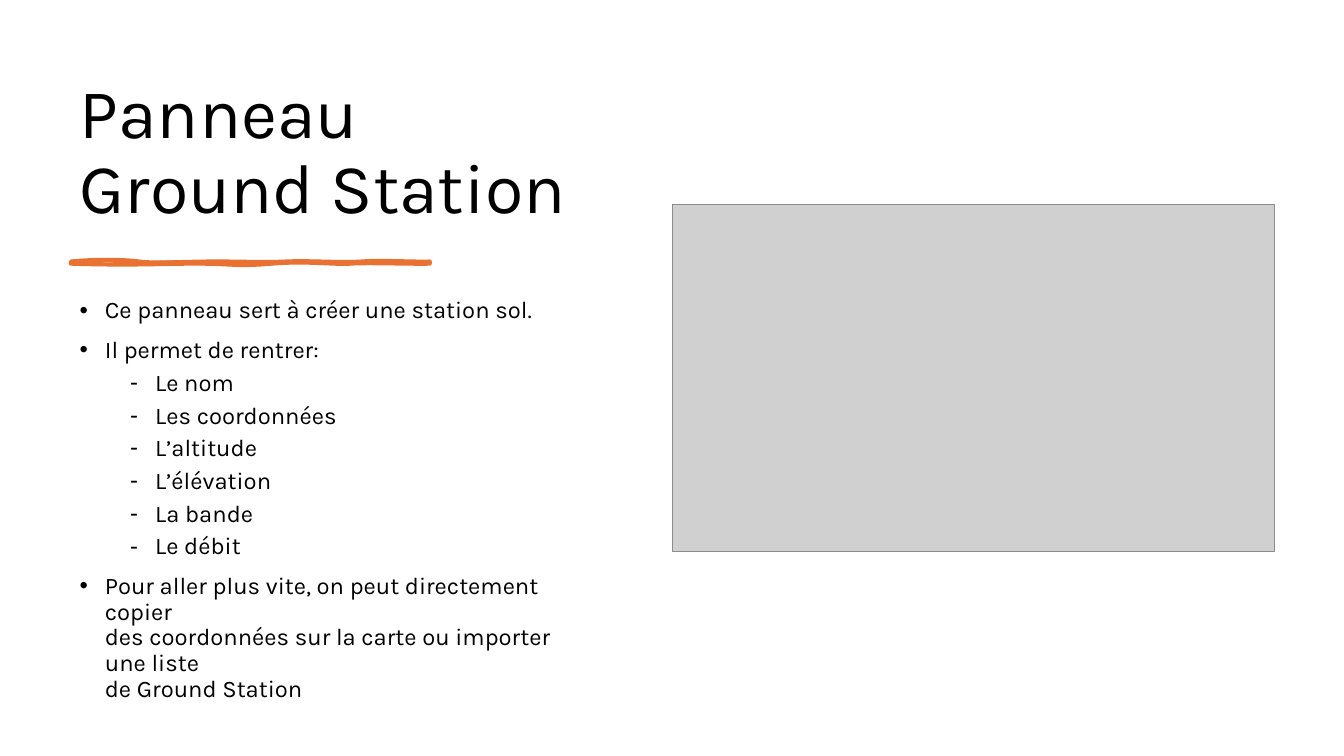
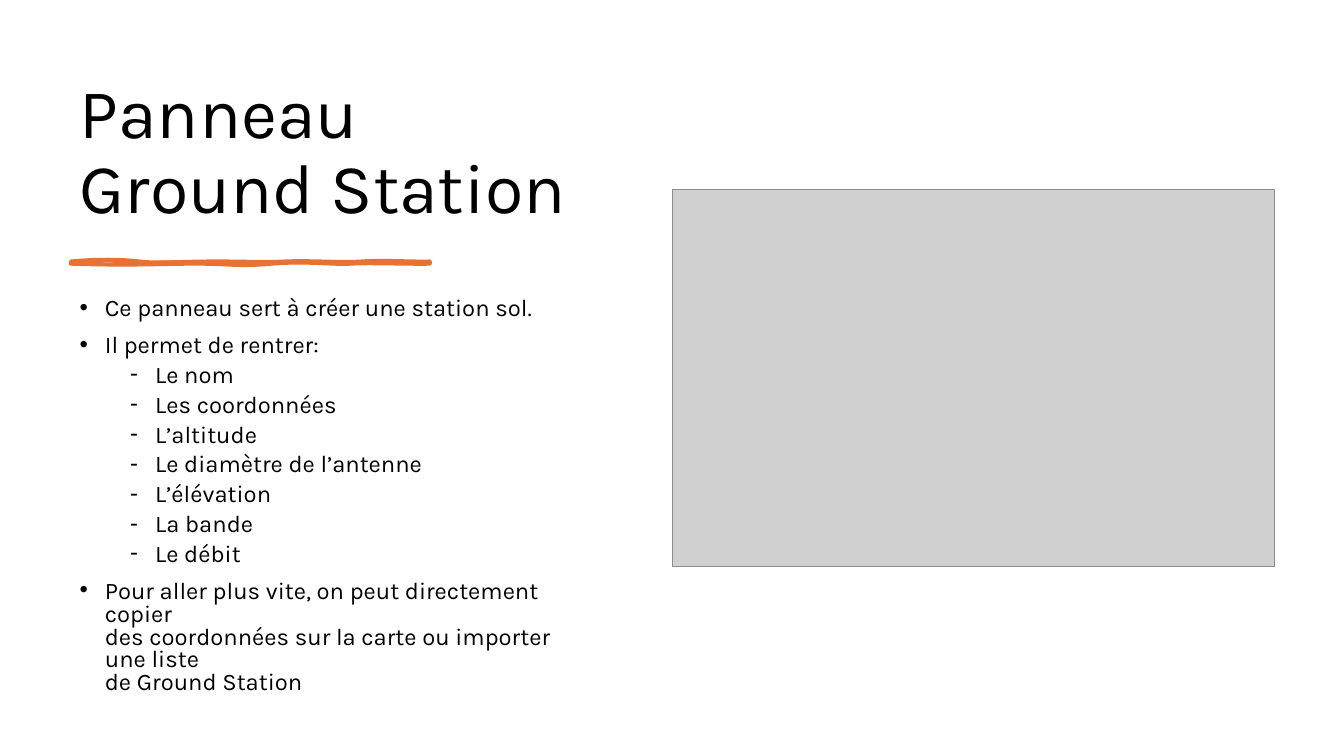
Before and after one commit to leoid3/EO_Tools, a slide deck: slide 6 of User guide.pptx. Drawn at 1344x756 pixels with LibreOffice and Linux fonts; fonts in the diff are those of the drawing; grey boxes stand for pictures. Boxes give left, top, right and bottom in pixels: in the first picture for what was removed or moved away, otherwise in the second. Text is boxed around its words. In the diff, an @@ line names an element or a change of style, - is before the commit and + after.

```diff
--- a/User guide.pptx
+++ b/User guide.pptx
@@ picture: place and size @@
-picture at bbox=[673, 204, 1274, 552]
+picture at bbox=[673, 190, 1274, 567]
@@ text at bbox=[105, 298, 550, 691]: line spacing 0.9 to 0.8 @@
@@ text at bbox=[155, 454, 422, 473]: paragraph added @@
+  – Le diamètre de l’antenne
```
Also in this commit, not shown: 1 slide added, 4 other files.
